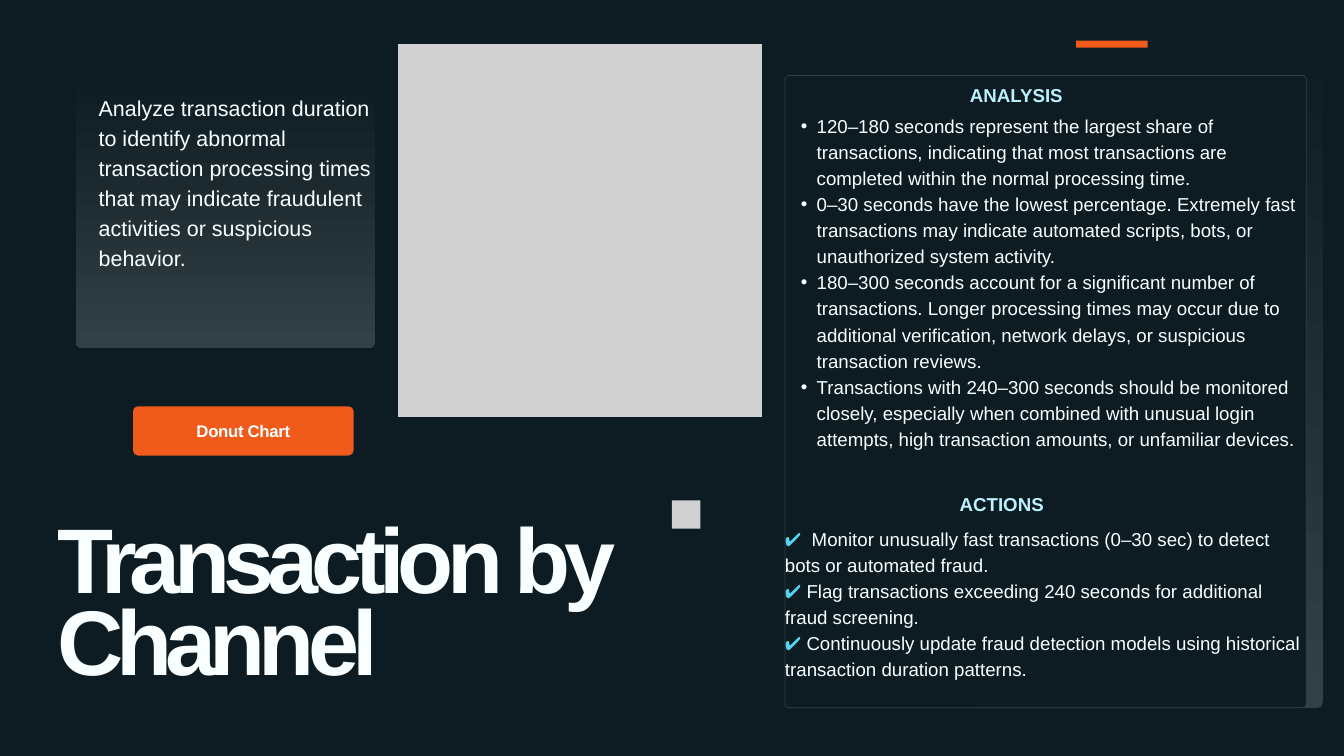
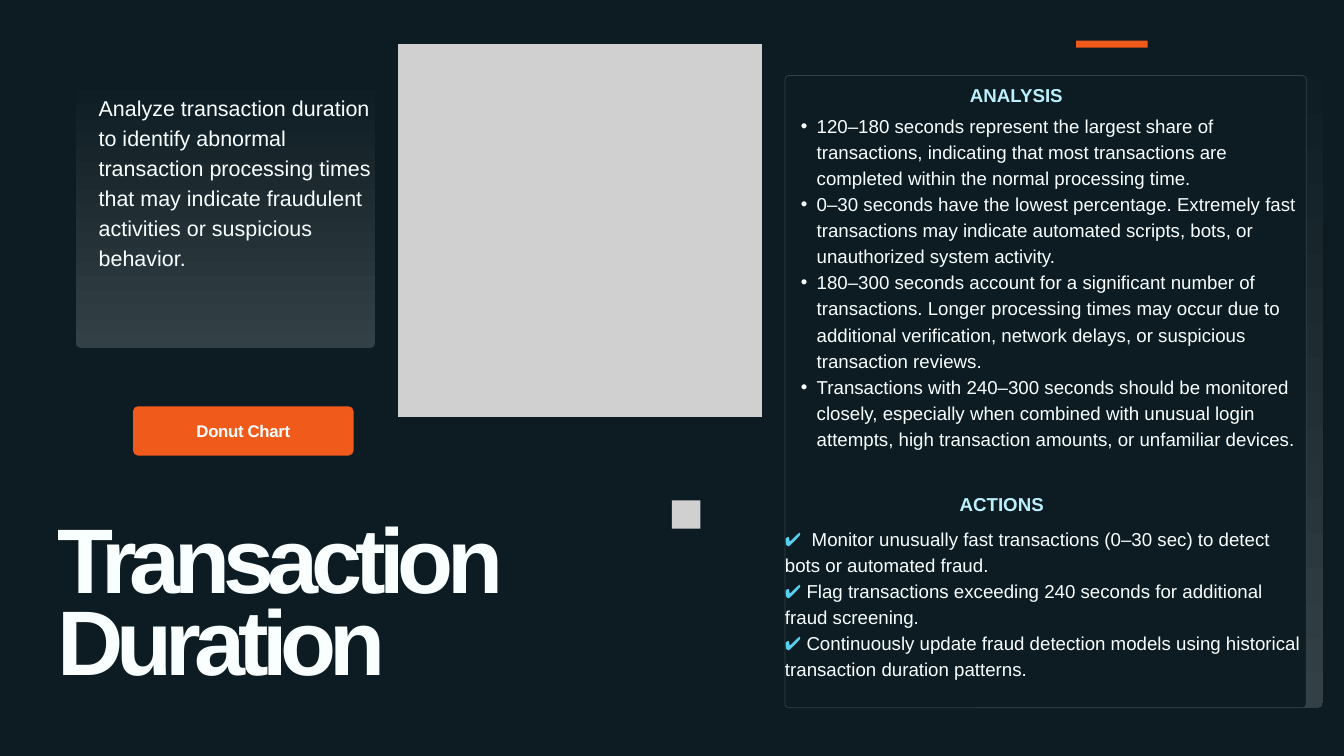
Before and after one commit to rittika9/rittika_anudip, a slide deck: slide 13 of Project/Sprint_1/BankingFraudTransactions Analytics.pptx. Drawn at 1344x756 pixels with LibreOffice and Linux fonts; fonts in the diff are those of the drawing; grey boxes stand for pictures. Boxes give left, top, right and bottom in pixels: in the first picture for what was removed or moved away, otherwise in the second. Text is boxed around its words. In the diff, an @@ line names an element or a change of style, - is before the commit and + after.

```diff
--- a/Project/Sprint_1/BankingFraudTransactions Analytics.pptx
+++ b/Project/Sprint_1/BankingFraudTransactions Analytics.pptx
@@ text at (57, 526, 503, 676): text changed @@
-Transaction by Channel
+Transaction Duration
```
Also in this commit, not shown: 7 other slides changed.
